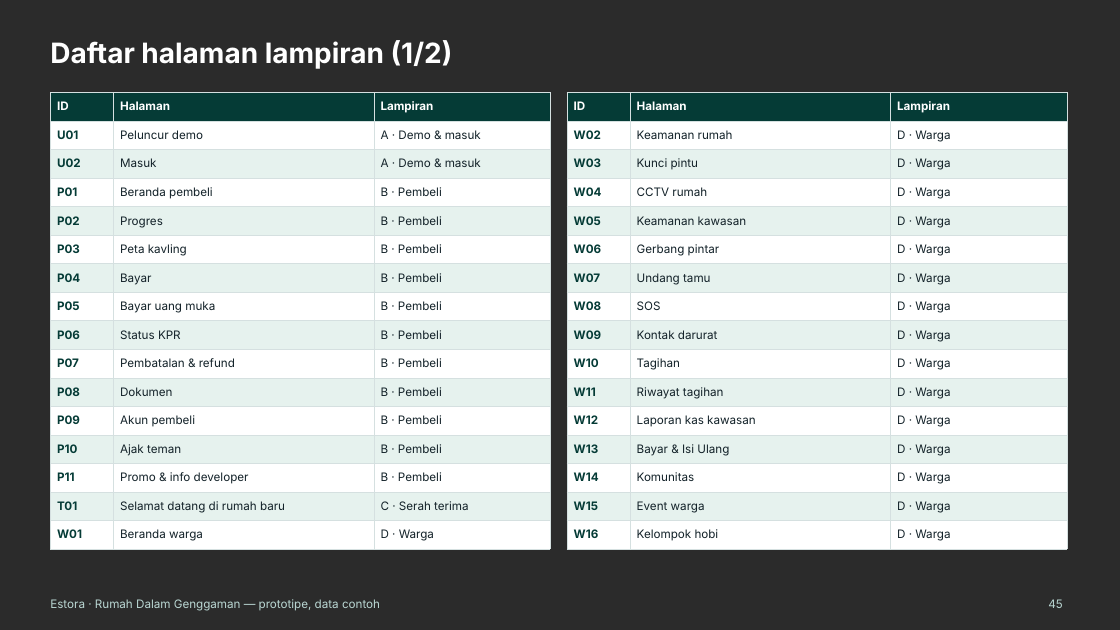
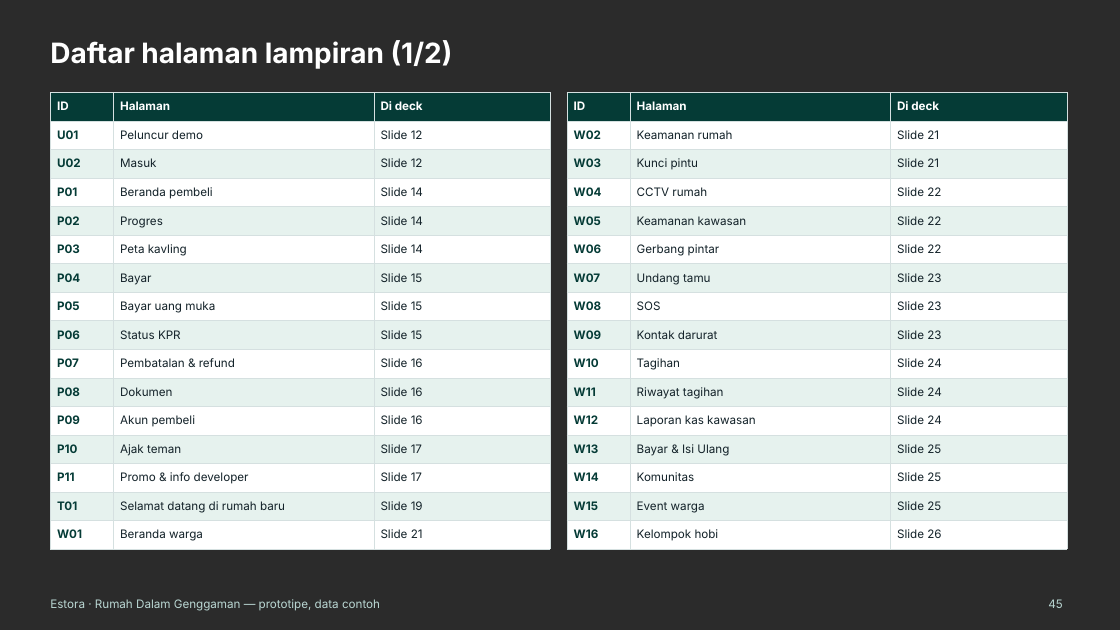
Before and after one commit to pandeyoga/dadada, a slide deck: slide 45 of reports/Estora pitch deck + lampiran prototipe.pptx. Drawn at 1120x630 pixels with LibreOffice and Linux fonts; fonts in the diff are those of the drawing; background and template pictures are left out; a plain dark background stands for a picture behind light text. Boxes give left, top, right and bottom in pixels: in the first picture for what was removed or moved away, otherwise in the second. Text is boxed around its words. In the diff, an @@ line names an element or a change of style, - is before the commit and + after.

```diff
--- a/reports/Estora pitch deck + lampiran prototipe.pptx
+++ b/reports/Estora pitch deck + lampiran prototipe.pptx
@@ table at bbox=[50, 92, 550, 545] @@
-row 1, column 3: Lampiran
+row 1, column 3: Di deck
-row 2, column 3: A · Demo & masuk
+row 2, column 3: Slide 12
-row 3, column 3: A · Demo & masuk
+row 3, column 3: Slide 12
-row 4, column 3: B · Pembeli
+row 4, column 3: Slide 14
-row 5, column 3: B · Pembeli
+row 5, column 3: Slide 14
-row 6, column 3: B · Pembeli
+row 6, column 3: Slide 14
-row 7, column 3: B · Pembeli
+row 7, column 3: Slide 15
-row 8, column 3: B · Pembeli
+row 8, column 3: Slide 15
-row 9, column 3: B · Pembeli
+row 9, column 3: Slide 15
-row 10, column 3: B · Pembeli
+row 10, column 3: Slide 16
-row 11, column 3: B · Pembeli
+row 11, column 3: Slide 16
-row 12, column 3: B · Pembeli
+row 12, column 3: Slide 16
-row 13, column 3: B · Pembeli
+row 13, column 3: Slide 17
-row 14, column 3: B · Pembeli
+row 14, column 3: Slide 17
-row 15, column 3: C · Serah terima
+row 15, column 3: Slide 19
-row 16, column 3: D · Warga
+row 16, column 3: Slide 21
@@ table at bbox=[567, 92, 1067, 545] @@
-row 1, column 3: Lampiran
+row 1, column 3: Di deck
-row 2, column 3: D · Warga
+row 2, column 3: Slide 21
-row 3, column 3: D · Warga
+row 3, column 3: Slide 21
-row 4, column 3: D · Warga
+row 4, column 3: Slide 22
-row 5, column 3: D · Warga
+row 5, column 3: Slide 22
-row 6, column 3: D · Warga
+row 6, column 3: Slide 22
-row 7, column 3: D · Warga
+row 7, column 3: Slide 23
-row 8, column 3: D · Warga
+row 8, column 3: Slide 23
-row 9, column 3: D · Warga
+row 9, column 3: Slide 23
-row 10, column 3: D · Warga
+row 10, column 3: Slide 24
-row 11, column 3: D · Warga
+row 11, column 3: Slide 24
-row 12, column 3: D · Warga
+row 12, column 3: Slide 24
-row 13, column 3: D · Warga
+row 13, column 3: Slide 25
-row 14, column 3: D · Warga
+row 14, column 3: Slide 25
-row 15, column 3: D · Warga
+row 15, column 3: Slide 25
-row 16, column 3: D · Warga
+row 16, column 3: Slide 26
```
Also in this commit, not shown: 32 other slides changed, 3 other files.
